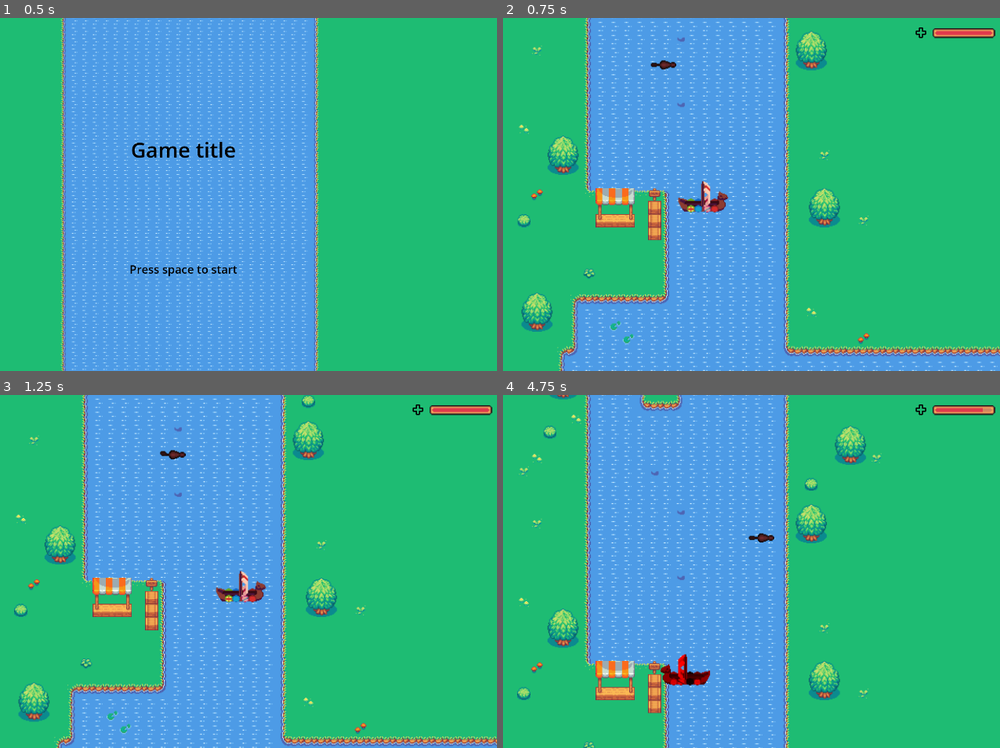
Above: before the commit, frames 1-4 (two rows, left to right).
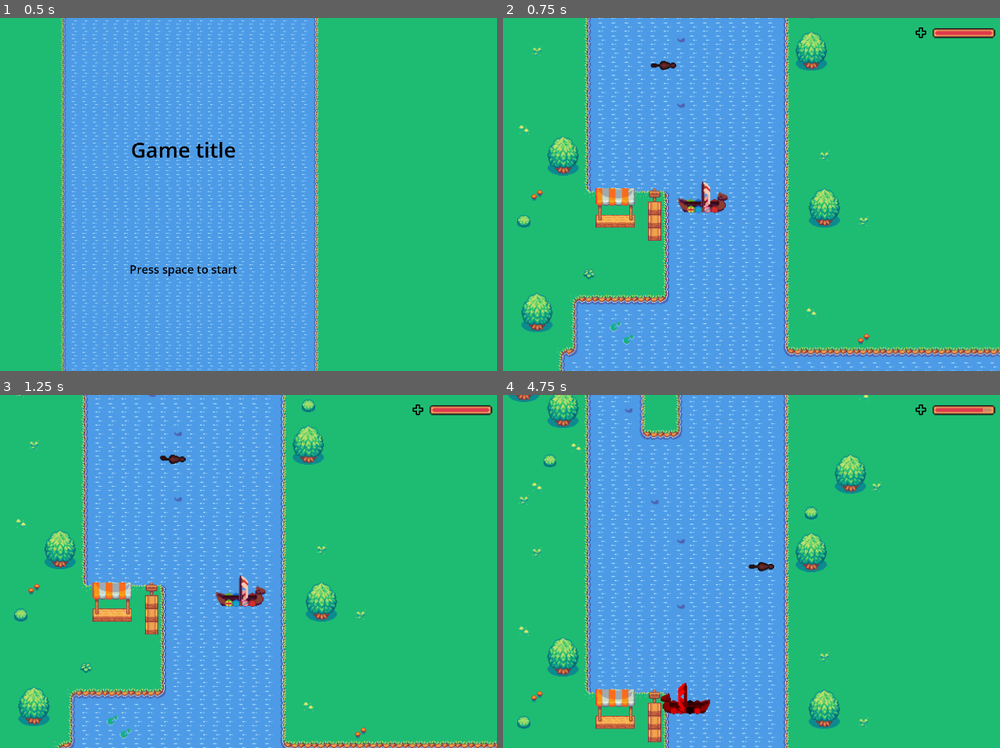
Above: after the commit, the same moments.

Repository: leonblum1208/nl_game_jam_3
Game: Godot game, scene res://scenes/ui/MainMenu.tscn
Two runs of this game, one before a commit and one after it. Both use one fixed random seed, a clock stepped at 60 frames per second and the inputs below.
Inputs:
- Up to frame 1 (0.5 s): no input
- Up to frame 2 (0.75 s): tap Space (ui_select) at 0.5 s; hold Right (ui_right) from 0.53 s (still down)
- Up to frame 3 (1.25 s): keep holding Right (ui_right); tap Space (ui_select) at 0.77 s
- Up to frame 4 (4.75 s): release Right (ui_right) at 1.28 s; hold Down (ui_down) 1.28-2.03 s; tap Space (ui_select) at 1.52, 3.02, 3.77, 4.52 s; hold Right (ui_right) 2.03-2.78 s; hold Up (ui_up) 2.78-3.53 s; hold Left (ui_left) from 3.53 s (still down)

Frame 1 is identical in both runs. In frame 2, 6.4% of the frame differs, in the area x 2-100%, y 0-100%; in frame 3, 11%; in frame 4, 15%, in the area x 1-77%, y 0-100%.

Commit message:
fix camera

Diff:
--- a/scenes/characters/ship.gd
+++ b/scenes/characters/ship.gd
@@ -1,7 +1,8 @@
 extends CharacterBody2D
 
 @onready var ship_0 = $ShipSprite
-@export var speed = 100
+@export var base_speed:float = 100
+@export var speed:float = 100
 @onready var path_follow:PathFollowRiver = $"../Path2D/PathFollow2D"
 @onready var sliding_camera:Camera2D = $"../Path2D/PathFollow2D/SlidingWindow"
 
@@ -16,7 +17,7 @@
 	for i in 16:
 		var tex = load("res://sprites/Ship/ship%d.png" % (i+1))
 		boat_images.append(tex)
-	speed += 50 * GameState.upgrades.get("Speed")
+	speed += 30 * GameState.upgrades.get("Speed")
 	GameState.death.connect(Callable(func():
 		print("Ship is dead")
 		Audio.play_sfx(Audio.sfx.DEATH)
@@ -37,15 +38,21 @@
 
 func influence_camera_speed():
 	var diff_vec = global_position - sliding_camera.global_position
-	var camera_direction = Vector2.RIGHT.rotated(sliding_camera.global_rotation)
-	var angle_diff_to_camera = diff_vec.angle_to(camera_direction)
-	var rel_distance_vec = diff_vec/cos(angle_diff_to_camera)
-	var dist_length = rel_distance_vec.length()
-	var speed_up
-	if abs(angle_diff_to_camera) <= PI/2:
-		speed_up = min((dist_length / 200) + 1, 2)
-	else:
-		speed_up = max(1-(dist_length/400), 0.5)
+	#var camera_direction = Vector2.RIGHT.rotated(sliding_camera.global_rotation)
+	#var angle_diff_to_camera = diff_vec.angle_to(camera_direction)
+	#var rel_distance_vec = diff_vec/cos(angle_diff_to_camera)
+	#var dist_length = rel_distance_vec.length()
+	var dist_length = -diff_vec.y
+	var max_speed_up = speed/base_speed * 3
+	var speed_up = min(max_speed_up, max(0.75, (dist_length / 100 * speed/base_speed) + 1))
+	print_debug(base_speed)
+	print(speed)
+	print(speed_up)
+
+	#if abs(angle_diff_to_camera) <= PI/2:
+		#speed_up = min((dist_length / 200) + 1, 2)
+	#else:
+		#speed_up = max(1-(dist_length/400), 0.5)
 	path_follow.speed = path_follow.base_speed * speed_up
 
 func handle_damaging_collisions():
Not shown: 1 places in scenes/characters/Ship.tscn that only renumber resources
